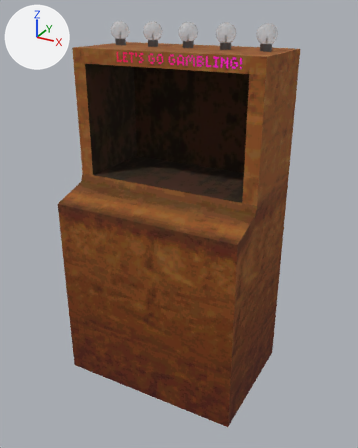
Two versions of the glTF model real-gambling/Assets/_Assets/3D/slot.glb, one commit apart.
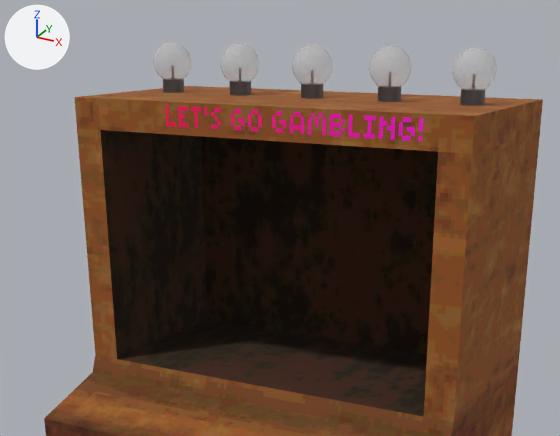
Old and new are each drawn whole from a camera (50 mm lens) standing at (1.986, 0.737, 1.746) and looking at (0.949, 2.623, 0.803) and again close up on the part from 10% to 86% of the width and 0% to 47% of the height. The axes (+X, +Y, +Z) are drawn at upper left. The lights are the same throughout. Where no turn or scale is listed for an object, it has been applied to the vertices. Vertices at the same position are counted once.

The scene before the commit, as lines of its bpy script (objects in view):
```python
me_cube_002 = bpy.data.meshes.new('Cube.002')
me_cube_002.from_pydata(...)  # 3116 vertices, 6358 faces; spans x -0.44..0.44, y -0.34..0.27, z 0.0..1.69
# faces by material slot: [128, 2230, 4000]
me_cube_002.materials.append(mat_cube_material)  # picture img_machinemap
me_cube_002.materials.append(mat_bulbbase)  # dark grey #6a6b6d
me_cube_002.materials.append(mat_bulbglass)  # white #e7e7e7
ob_gamblingmachine = bpy.data.objects.new('GamblingMachine', me_cube_002)
ob_gamblingmachine.location = (0.922, 2.663, 0.0)
```
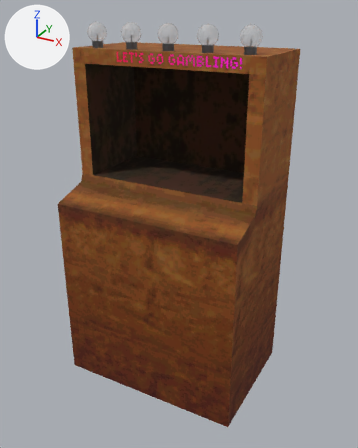
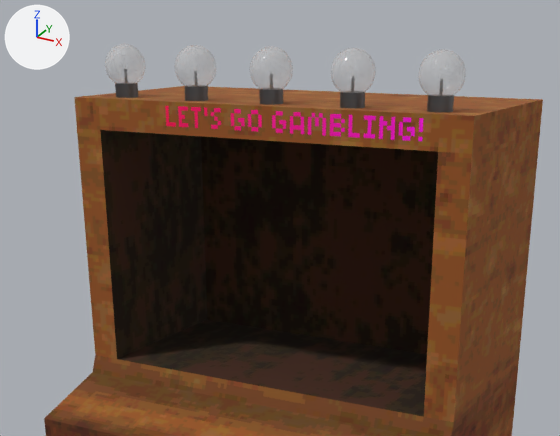
Scene script edits in JSON lines:
```json
{"block": "me_cube_002", "where": "me_cube_002.from_pydata(...)  # 3116 vertices, 6358 faces; spans x -0.44..0.44, y -0.34..0.27, z 0.0..1.69"}
{"block": "me_cube_002", "where": "# used by ob_gamblingmachine; location = (0.922, 2.663, 0.0)"}
{"block": "me_cube_002", "change": "me_cube_002 part 1: the loose piece of 610 vertices spanning x -0.39..-0.3, y 0.04..0.12, z 1.57..1.69 is moved by (0.0, -0.17, 0.0)"}
{"block": "me_cube_002", "change": "me_cube_002 part 2: the loose piece of 610 vertices spanning x -0.21..-0.13, y 0.04..0.12, z 1.57..1.69 is moved by (0.0, -0.17, 0.0)"}
{"block": "me_cube_002", "change": "me_cube_002 part 3: the loose piece of 610 vertices spanning x -0.04..0.05, y 0.04..0.12, z 1.57..1.69 is moved by (0.0, -0.17, 0.0)"}
{"block": "me_cube_002", "change": "me_cube_002 part 4: the loose piece of 610 vertices spanning x 0.14..0.22, y 0.04..0.12, z 1.57..1.69 is moved by (0.0, -0.17, 0.0)"}
{"block": "me_cube_002", "change": "me_cube_002 part 5: the loose piece of 610 vertices spanning x 0.32..0.4, y 0.04..0.12, z 1.57..1.69 is moved by (0.0, -0.17, 0.0)"}
```

Pixel boxes (x1, y1, x2, y2) of what changed, in the close-ups (560 x 436 px; the box of a moved part takes in the faces that stretch with it):
```json
{"object": "GamblingMachine", "change": "reshaped", "before": [44, 42, 543, 436], "after": [44, 44, 543, 436]}
{"part": 1, "of": "me_cube_002", "change": "moved or reshaped", "before": [153, 42, 191, 93], "after": [105, 44, 146, 98]}
{"part": 2, "of": "me_cube_002", "change": "moved or reshaped", "before": [220, 43, 260, 96], "after": [174, 45, 217, 101]}
{"part": 3, "of": "me_cube_002", "change": "moved or reshaped", "before": [292, 44, 333, 99], "after": [249, 46, 293, 105]}
{"part": 4, "of": "me_cube_002", "change": "moved or reshaped", "before": [369, 45, 412, 102], "after": [331, 48, 376, 108]}
{"part": 5, "of": "me_cube_002", "change": "moved or reshaped", "before": [452, 47, 497, 105], "after": [418, 49, 466, 112]}
```
